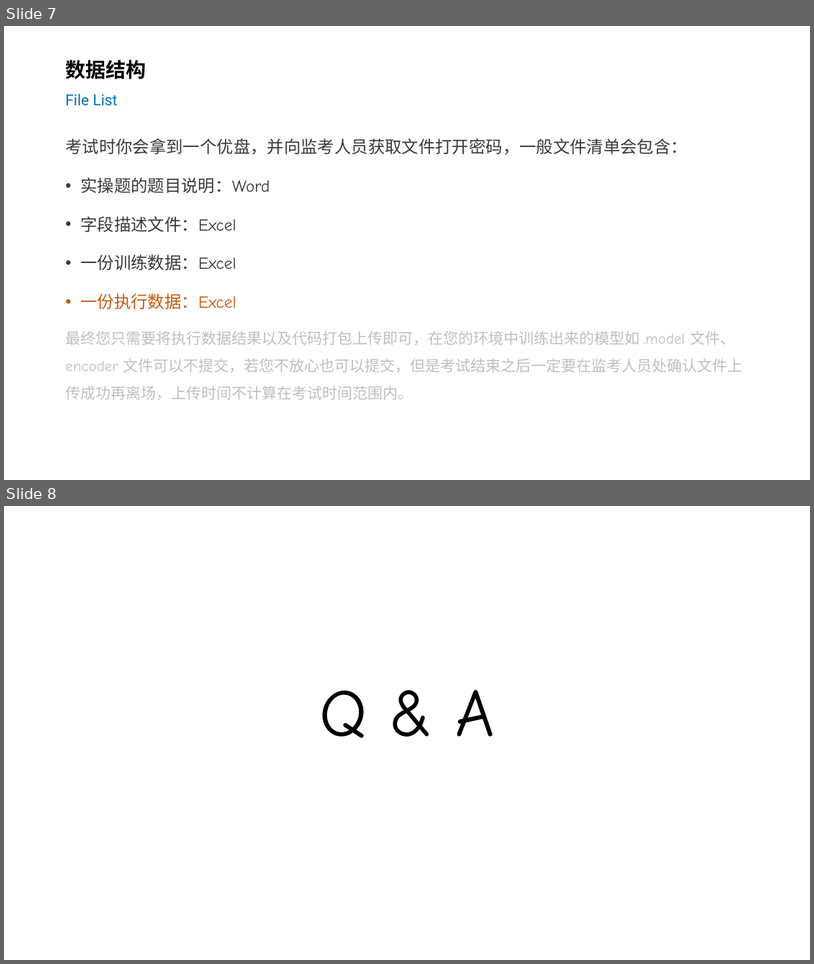
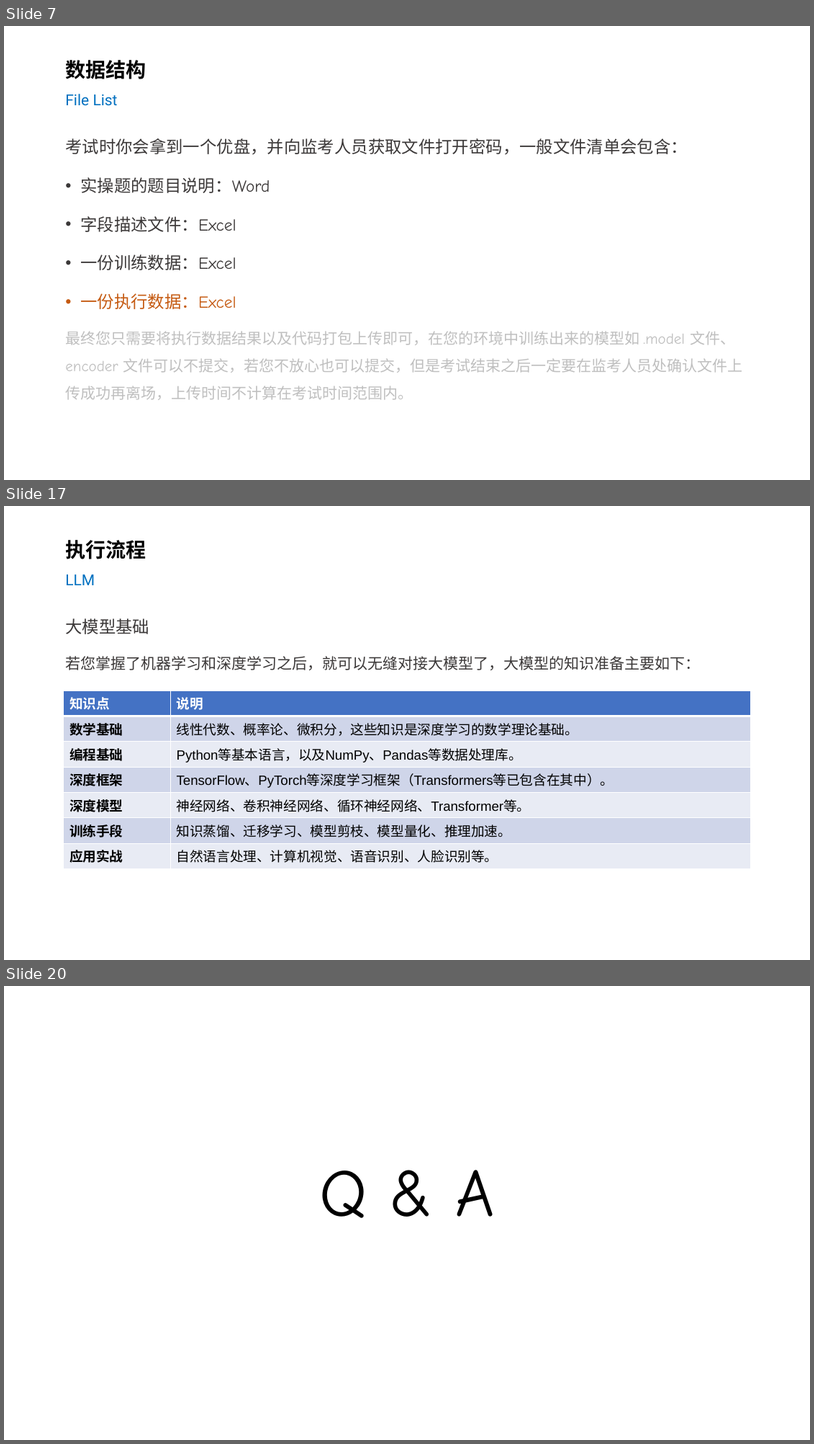
Before and after one commit to silentbalanceyh/cda-exam, a slide deck: ppt/01.基本准备.pptx. Shown one above the other, each under a label of ours: slides 7 and 8 before the commit, slides 7, 17 and 20 after it; the slides between them are not shown. The pictures are 814x964 and 814x1444 pixels, drawn with LibreOffice and Linux fonts; fonts in the diff are those of the drawing; background and template pictures are left out. Boxes give left, top, right and bottom in pixels: in the first picture for what was removed or moved away, otherwise in the second. Text is boxed around its words. In the diff, an @@ line names an element or a change of style, - is before the commit and + after.

Commit message:
PPT Update

```diff
--- a/ppt/01.基本准备.pptx
+++ b/ppt/01.基本准备.pptx
@@ slide 17 added at (x1=4, y1=506, x2=810, y2=960), background #FFFFFF @@
@@ title added at (x1=65, y1=540, x2=146, y2=585), 24 pt, text #000000, bold @@
+执行流程
+LLM
@@ text added at (x1=65, y1=618, x2=700, y2=670), 18 pt, text #3B3838 @@
+大模型基础
+若您掌握了机器学习和深度学习之后，就可以无缝对接大模型了，大模型的知识准备主要如下：
@@ table added at (x1=63, y1=690, x2=751, y2=865), 7 rows, 2 columns @@
+知识点 | 说明
+数学基础 | 线性代数、概率论、微积分，这些知识是深度学习的数学理论基础。
+编程基础 | Python等基本语言，以及NumPy、Pandas等数据处理库。
+深度框架 | TensorFlow、PyTorch等深度学习框架（Transformers等已包含在其中）。
+深度模型 | 神经网络、卷积神经网络、循环神经网络、Transformer等。
+训练手段 | 知识蒸馏、迁移学习、模型剪枝、模型量化、推理加速。
+应用实战 | 自然语言处理、计算机视觉、语音识别、人脸识别等。
@@ what was slide 8 is now slide 20 @@
```
Also in this commit, not shown: 11 other slides added.
